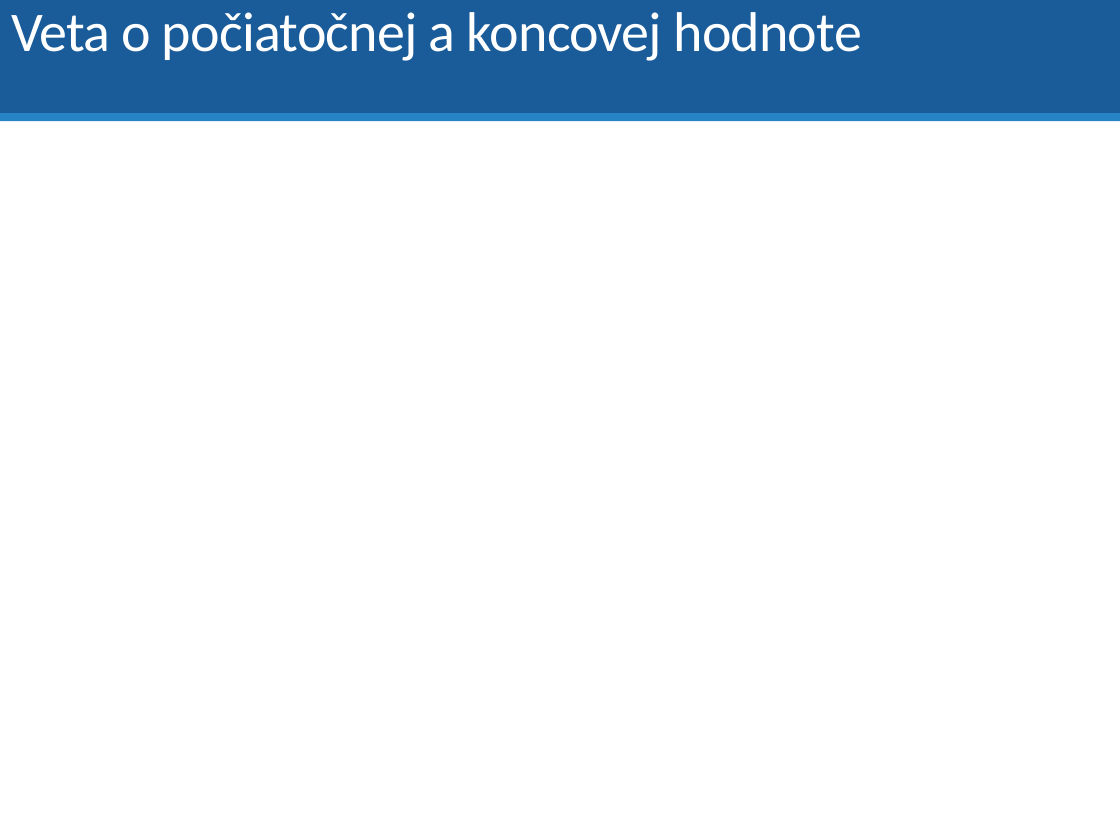
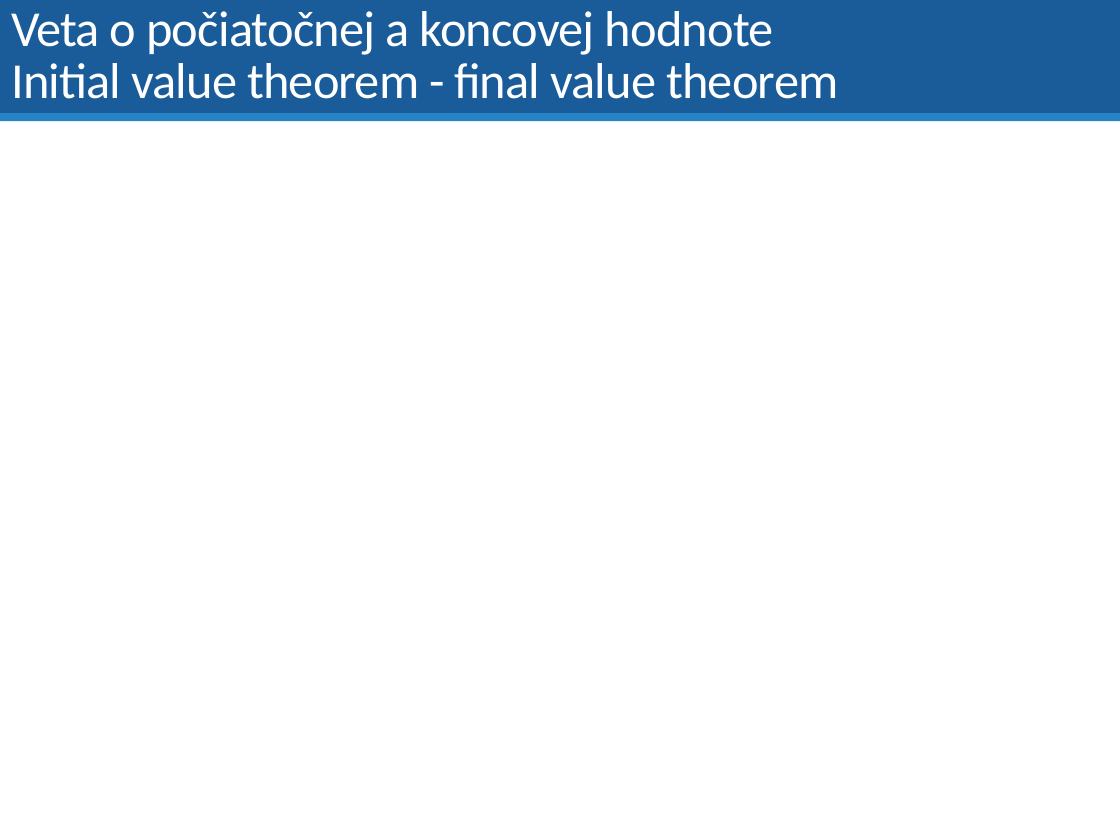
Before and after one commit to dodekm/TeamProjektKybernetika, a slide deck: slide 27 of Nove prednasky/P01_dynamika_dif_rovnice_LPT_prenosova_funkcia_modelovanie.pptx (slide 28 before the commit). Drawn at 1120x840 pixels with LibreOffice and Linux fonts; fonts in the diff are those of the drawing; grey boxes stand for pictures. Boxes give left, top, right and bottom in pixels: in the first picture for what was removed or moved away, otherwise in the second. Text is boxed around its words. In the diff, an @@ line names an element or a change of style, - is before the commit and + after.

```diff
--- a/Nove prednasky/P01_dynamika_dif_rovnice_LPT_prenosova_funkcia_modelovanie.pptx
+++ b/Nove prednasky/P01_dynamika_dif_rovnice_LPT_prenosova_funkcia_modelovanie.pptx
@@ title at box(11, 11, 838, 99): text changed; size 36 to 32.4 pt @@
-Veta o počiatočnej a koncovej hodnote
+Veta o počiatočnej a koncovej hodnote
+Initial value theorem - final value theorem
```
Also in this commit, not shown: 14 other slides changed, 6 slides added, 2 slides removed, 7 other files.
